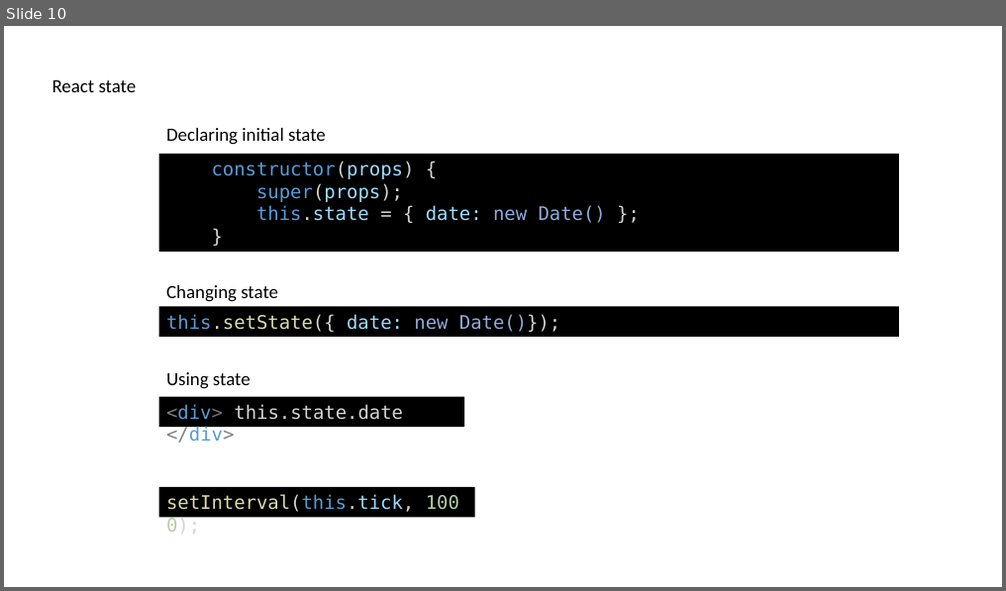
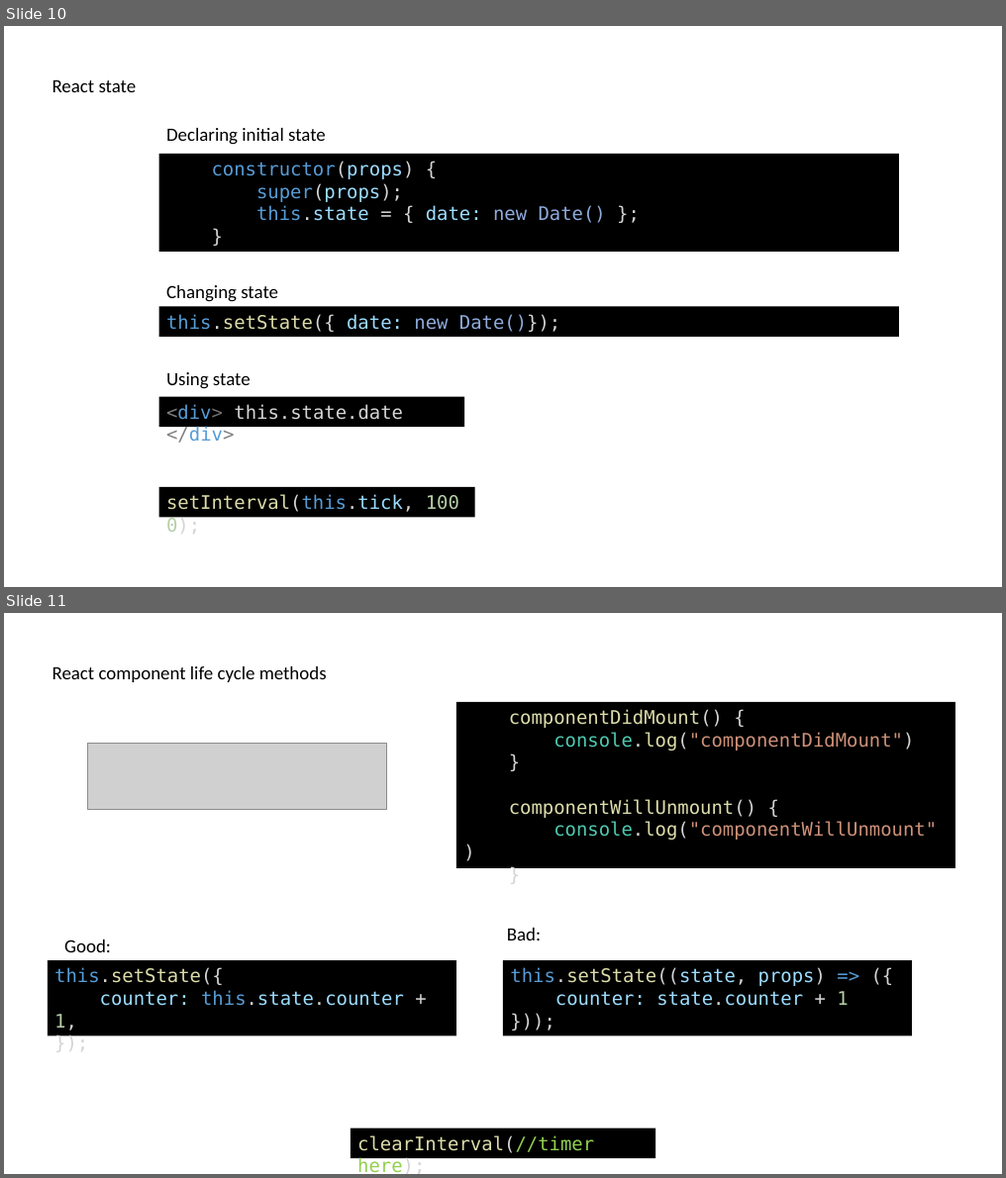
Before and after one commit to delprzemo/reactjs-starter, a slide deck: tutorial/ReactjsTraining.pptx. Shown one above the other, each under a label of ours: slide 10 before the commit, slides 10 and 11 after it. The pictures are 1006x591 and 1006x1178 pixels, drawn with LibreOffice and Linux fonts; fonts in the diff are those of the drawing; grey boxes stand for pictures. Boxes give left, top, right and bottom in pixels: in the first picture for what was removed or moved away, otherwise in the second. Text is boxed around its words. In the diff, an @@ line names an element or a change of style, - is before the commit and + after.

Commit message:
Exercise 5: state

```diff
--- a/tutorial/ReactjsTraining.pptx
+++ b/tutorial/ReactjsTraining.pptx
@@ slide 11 added at (4,613,1002,1174), background #FFFFFF @@
@@ text added at (53,666,327,682), 18 pt, text #000000 @@
+React component life cycle methods
@@ rectangle added at (456,702,955,868), fill #000000, 18 pt, text #DCDCAA @@
+componentDidMount() {
+console.log("componentDidMount")
+}
+componentWillUnmount() {
+console.log("componentWillUnmount")
+}
@@ picture added at (88,744,387,810) @@
@@ text added at (507,928,541,941), 18 pt, text #000000 @@
+Bad:
@@ rectangle added at (48,960,456,1036), fill #000000, 18 pt, text #9CDCFE @@
+this.setState({
+counter: this.state.counter + 1,
+});
@@ text added at (64,940,111,953), 18 pt, text #000000 @@
+Good:
@@ rectangle added at (503,960,912,1036), fill #000000, 18 pt, text #9CDCFE @@
+this.setState((state, props) => ({
+counter: state.counter + 1
+}));
@@ rectangle added at (350,1129,656,1158), fill #000000, 18 pt, text #DCDCAA @@
+clearInterval(//timer here);
```
Also in this commit, not shown: 2 other files.
